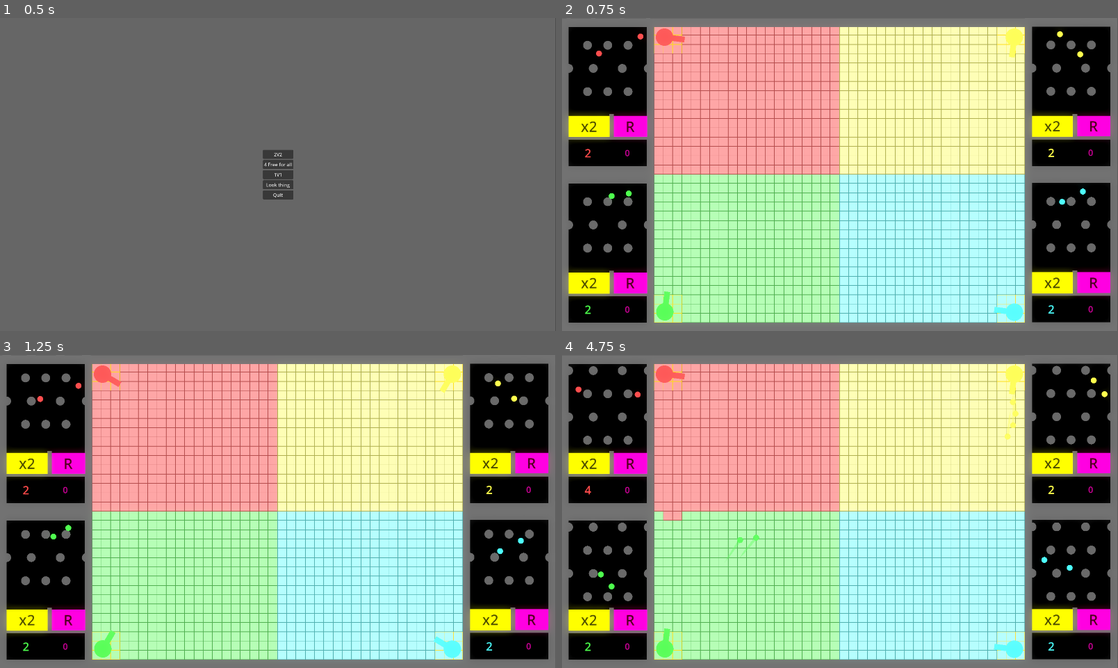
Above: before the commit, frames 1-4 (two rows, left to right).
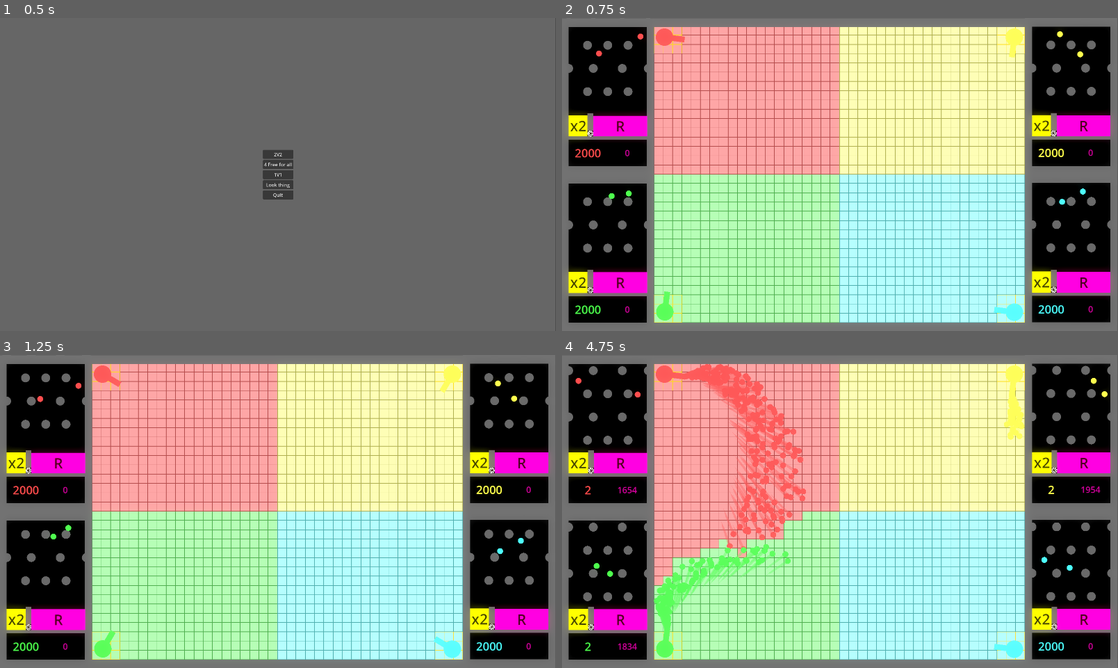
Above: after the commit, the same moments.

Repository: BrianGossett/generator1
Game: Godot game, scene res://Scenes/start_screen.tscn
Two runs of this game, one before a commit and one after it. Both use one fixed random seed, a clock stepped at 60 frames per second and the inputs below.
Inputs:
- Up to frame 1 (0.5 s): no input
- Up to frame 2 (0.75 s): click "4 Free for all" at 0.5 s
- Up to frame 3 (1.25 s): no input
- Up to frame 4 (4.75 s): no input

Frame 1 is identical in both runs. In frame 2, 2.4% of the frame differs, in the area x 1-99%, y 30-95%; in frame 3, 2.4%; in frame 4, 11%, in the area x 1-99%, y 2-95%.

Commit message:
finished a lot of the things

Diff:
--- /dev/null
+++ b/Objects/ball_catcher.gd
@@ -0,0 +1,74 @@
+extends Node2D
+
+@export var max_x2_height := 200
+@export var max_release_height := 200
+
+@export var min_x: float = 90
+@export var max_x: float = 180.0
+@export var transition_speed := .5  # Units per second
+
+@onready var zone_x2 := $ZoneX2
+@onready var zone_release := $ZoneRelease
+@onready var chaos_circle := $WallBody/ChaosCircle
+@onready var wall_body := $WallBody
+
+signal score_zone_triggered(zone_name: String, body: Node)
+
+
+var zone_x2_start_x: float
+var zone_release_end_x: float
+
+func _ready() -> void:
+	zone_x2_start_x = zone_x2.position.x
+	zone_release_end_x = zone_release.position.x + zone_release.get_child(1).size.x
+	wall_body.position.x = min_x
+	zone_x2.connect("body_entered", _on_body_entered.bind("ZoneX2"))
+	zone_release.connect("body_entered", _on_body_entered.bind("ZoneRelease"))
+
+
+
+func _on_body_entered(body: Node, zone_name: String):
+	emit_signal("score_zone_triggered", zone_name, body)
+
+
+func _process(delta: float) -> void:
+	# Move wall body
+	wall_body.position.x = clamp(wall_body.position.x + transition_speed * delta, min_x, max_x)
+
+	# Attach chaos circle to wall (with offset if needed)
+	chaos_circle.position = Vector2(10, -10)
+
+	# Calculate distances
+	var wall_offset = wall_body.position.x
+	zone_x2.position.x = zone_x2_start_x
+	var x2_width = wall_body.position.x - zone_x2.position.x
+
+	var release_width = zone_release_end_x - wall_body.position.x - wall_body.get_child(1).size.x
+	zone_release.position.x = wall_body.position.x + wall_body.get_child(1).size.x
+
+	# --- Resize ZoneX2 ---
+	var x2_collision = zone_x2.get_node("Score1Collision")
+	var x2_shape = x2_collision.shape
+	x2_collision.position.x = x2_width / 2
+	x2_shape.size.x = x2_width
+
+	var x2_visual = zone_x2.get_node("ColorRect")
+	x2_visual.size.x = x2_shape.size.x
+
+	var x2_label = zone_x2.get_node("Label")
+	x2_label.position.x = x2_shape.size.x / 2.0 - x2_label.size.x / 2.0
+
+	# --- Resize ZoneRelease ---
+	var release_collision = zone_release.get_node("Score1Collision")
+	var release_shape = release_collision.shape
+	release_collision.position.x = release_width/2
+	release_shape.size.x = release_width
+
+	var release_visual = zone_release.get_node("ColorRect")
+	release_visual.size.x = release_shape.size.x
+
+	var release_label = zone_release.get_node("Label")
+	release_label.position.x = release_shape.size.x / 2.0 - release_label.size.x / 2.0
+
+	# Rotate chaos logo
+	chaos_circle.rotation += delta * PI * .25
--- /dev/null
+++ b/Objects/ball_catcher.tscn
@@ -0,0 +1,109 @@
+[gd_scene load_steps=8 format=3 uid="uid://oe5dw70wjfkw"]
+
+[ext_resource type="Script" uid="uid://csxpk57ucv32m" path="res://Objects/ball_catcher.gd" id="1_mr0if"]
+[ext_resource type="Texture2D" uid="uid://cc81xtk5amyp5" path="res://Resorces/circle.png" id="2_br1td"]
+[ext_resource type="Texture2D" uid="uid://ebfje4o4cqoh" path="res://Resorces/500px-chaos_star-svg_.webp" id="3_0nu7a"]
+
+[sub_resource type="RectangleShape2D" id="RectangleShape2D_741g3"]
+size = Vector2(319.5, 12)
+
+[sub_resource type="RectangleShape2D" id="RectangleShape2D_mr0if"]
+size = Vector2(20, 60)
+
+[sub_resource type="RectangleShape2D" id="RectangleShape2D_2hv6u"]
+size = Vector2(141, 72)
+
+[sub_resource type="RectangleShape2D" id="RectangleShape2D_br1td"]
+size = Vector2(110, 71)
+
+[node name="BallCatcher" type="Node2D"]
+script = ExtResource("1_mr0if")
+
+[node name="MidDivider" type="StaticBody2D" parent="."]
+position = Vector2(0, 407)
+
+[node name="CollisionShape2D" type="CollisionShape2D" parent="MidDivider"]
+position = Vector2(160.25, 6)
+shape = SubResource("RectangleShape2D_741g3")
+
+[node name="ColorRect" type="ColorRect" parent="MidDivider"]
+offset_left = 1.0
+offset_top = 1.0
+offset_right = 320.0
+offset_bottom = 12.0
+color = Color(0.393086, 0.393086, 0.393085, 1)
+metadata/_edit_use_anchors_ = true
+
+[node name="WallBody" type="StaticBody2D" parent="."]
+position = Vector2(166, 408)
+
+[node name="CollisionShape2D" type="CollisionShape2D" parent="WallBody"]
+position = Vector2(10, -50)
+shape = SubResource("RectangleShape2D_mr0if")
+
+[node name="ColorRect" type="ColorRect" parent="WallBody"]
+offset_top = -80.0
+offset_right = 20.0
+offset_bottom = -20.0
+color = Color(0.393086, 0.393086, 0.393085, 1)
+metadata/_edit_use_anchors_ = true
+
+[node name="ChaosCircle" type="Sprite2D" parent="WallBody"]
+position = Vector2(10, -10)
+scale = Vector2(0.08, 0.08)
+texture = ExtResource("2_br1td")
+
+[node name="Sprite2D" type="Sprite2D" parent="WallBody/ChaosCircle"]
+scale = Vector2(0.625, 0.625)
+texture = ExtResource("3_0nu7a")
+
+[node name="ZoneX2" type="Area2D" parent="."]
+position = Vector2(25, 335)
+
+[node name="Score1Collision" type="CollisionShape2D" parent="ZoneX2"]
+position = Vector2(70.5, 36)
+shape = SubResource("RectangleShape2D_2hv6u")
+
+[node name="ColorRect" type="ColorRect" parent="ZoneX2"]
+modulate = Color(2, 2, 1, 1)
+offset_right = 141.0
+offset_bottom = 73.0
+color = Color(1, 1, 0, 0.862745)
+metadata/_edit_use_anchors_ = true
+
+[node name="Label" type="Label" parent="ZoneX2"]
+offset_right = 140.0
+offset_bottom = 71.0
+theme_override_colors/font_color = Color(0, 0, 0, 1)
+theme_override_font_sizes/font_size = 50
+text = "x2"
+horizontal_alignment = 1
+vertical_alignment = 1
+metadata/_edit_use_anchors_ = true
+
+[node name="ZoneRelease" type="Area2D" parent="."]
+position = Vector2(186, 336)
+
+[node name="Score1Collision" type="CollisionShape2D" parent="ZoneRelease"]
+position = Vector2(54.5, 35.5)
+shape = SubResource("RectangleShape2D_br1td")
+
+[node name="ColorRect" type="ColorRect" parent="ZoneRelease"]
+modulate = Color(2, 0, 1.4, 1)
+offset_right = 110.0
+offset_bottom = 72.0
+color = Color(1, 0, 0.737255, 0.835294)
+metadata/_edit_use_anchors_ = true
+
+[node name="Label" type="Label" parent="ZoneRelease"]
+offset_right = 110.0
+offset_bottom = 71.0
+theme_override_colors/font_color = Color(0, 0, 0, 1)
+theme_override_font_sizes/font_size = 50
+text = "R"
+horizontal_alignment = 1
+vertical_alignment = 1
+metadata/_edit_use_anchors_ = true
+
+[connection signal="body_entered" from="ZoneX2" to="." method="_on_zone_x_2_body_entered"]
+[connection signal="body_entered" from="ZoneRelease" to="." method="_on_zone_release_body_entered"]
--- a/Objects/generator.gd
+++ b/Objects/generator.gd
@@ -26,15 +26,22 @@
 	updateLables()
 
 
+#func _on_zone_x2_triggered(body: Node) -> void:
 func _on_score_1_body_entered(body: Node2D) -> void:
+	zone_x2(body)
+
+func zone_x2(body: Node2D):
 	if(body.get_groups().has("Ball")):
 		GameInfo.bank_value[team] *= 2
 		updateLables()
 		body.queue_free()
 		call_deferred("BallSpawn", 1)
 
+#func _on_zone_release_triggered(body: Node) -> void:
+func _on_score_2_body_entered(body: Node2D) -> void:
+	zone_release(body)
 
-func _on_score_2_body_entered(body: Node2D) -> void:
+func zone_release(body: Node2D):
 	if(body.get_groups().has("Ball")):
 		GameInfo.fire_value[team] += GameInfo.bank_value[team]
 		GameInfo.bank_value[team] = 2
@@ -57,3 +64,10 @@
 func updateLables():
 	bank.text = str(GameInfo.bank_value[team])
 	fireValue.text = str(GameInfo.fire_value[team])
+
+
+func _on_ball_catcher_score_zone_triggered(zone_name: String, body: Node) -> void:
+	if zone_name == 'ZoneRelease':
+		zone_release(body)
+	if zone_name == 'ZoneX2':
+		zone_x2(body)
--- a/Objects/generator4.tscn
+++ b/Objects/generator4.tscn
@@ -1,7 +1,8 @@
-[gd_scene load_steps=11 format=3 uid="uid://dgea1jbl8u36"]
+[gd_scene load_steps=9 format=3 uid="uid://dgea1jbl8u36"]
 
 [ext_resource type="Script" uid="uid://dkiylqtfy1cqh" path="res://Objects/generator.gd" id="1_2u7no"]
 [ext_resource type="PackedScene" uid="uid://ct6ix4mjvgp8a" path="res://Objects/peg_area.tscn" id="2_2u7no"]
+[ext_resource type="PackedScene" uid="uid://oe5dw70wjfkw" path="res://Objects/ball_catcher.tscn" id="3_8ud67"]
 
 [sub_resource type="RectangleShape2D" id="RectangleShape2D_0q5sr"]
 size = Vector2(318, 29)
@@ -15,22 +16,13 @@
 [sub_resource type="RectangleShape2D" id="RectangleShape2D_vwlxq"]
 size = Vector2(24, 536)
 
-[sub_resource type="RectangleShape2D" id="RectangleShape2D_8n24x"]
-size = Vector2(16, 76)
-
-[sub_resource type="RectangleShape2D" id="RectangleShape2D_h7lws"]
-size = Vector2(140, 72)
-
-[sub_resource type="RectangleShape2D" id="RectangleShape2D_njrjh"]
-size = Vector2(118, 71)
-
 [sub_resource type="Environment" id="Environment_j3qtk"]
 background_mode = 3
 glow_enabled = true
 glow_bloom = 0.3
 glow_hdr_luminance_cap = 78.5
 
-[node name="Generator" type="Node2D"]
+[node name="Generator4" type="Node2D"]
 script = ExtResource("1_2u7no")
 
 [node name="Background" type="ColorRect" parent="."]
@@ -82,21 +74,6 @@
 offset_bottom = 535.0
 color = Color(0.393086, 0.393086, 0.393085, 1)
 
-[node name="MidDivider" type="StaticBody2D" parent="Wall"]
-position = Vector2(0, 407)
-
-[node name="CollisionShape2D" type="CollisionShape2D" parent="Wall/MidDivider"]
-position = Vector2(160.25, 6)
-shape = SubResource("RectangleShape2D_uuc11")
-
-[node name="ColorRect" type="ColorRect" parent="Wall/MidDivider"]
-offset_left = 1.0
-offset_top = 1.0
-offset_right = 320.0
-offset_bottom = 12.0
-color = Color(0.393086, 0.393086, 0.393085, 1)
-metadata/_edit_use_anchors_ = true
-
 [node name="RightWall" type="StaticBody2D" parent="Wall"]
 position = Vector2(294, 0)
 
@@ -111,80 +88,9 @@
 offset_bottom = 540.0
 color = Color(0.393086, 0.393086, 0.393085, 1)
 
-[node name="ScoreDivider" type="StaticBody2D" parent="Wall"]
-position = Vector2(75, 372)
-
-[node name="CollisionShape2D" type="CollisionShape2D" parent="Wall/ScoreDivider"]
-position = Vector2(98, -3)
-shape = SubResource("RectangleShape2D_8n24x")
-
-[node name="ColorRect" type="ColorRect" parent="Wall/ScoreDivider"]
-offset_left = 90.0
-offset_top = -41.0
-offset_right = 106.0
-offset_bottom = 39.0
-color = Color(0.393086, 0.393086, 0.393085, 1)
-metadata/_edit_use_anchors_ = true
-
 [node name="PegArea" parent="." instance=ExtResource("2_2u7no")]
 position = Vector2(0, -1)
 scroll_height = 180.0
-
-[node name="Score1" type="Area2D" parent="."]
-position = Vector2(78, 370)
-
-[node name="Score1Collision" type="CollisionShape2D" parent="Score1"]
-position = Vector2(17, 3)
-shape = SubResource("RectangleShape2D_h7lws")
-
-[node name="ColorRect" type="ColorRect" parent="Score1"]
-modulate = Color(2, 2, 1, 1)
-offset_left = -53.0
-offset_top = -33.0
-offset_right = 88.0
-offset_bottom = 40.0
-color = Color(1, 1, 0, 0.862745)
-metadata/_edit_use_anchors_ = true
-
-[node name="Label" type="Label" parent="Score1"]
-offset_left = -53.0
-offset_top = -33.0
-offset_right = 87.0
-offset_bottom = 38.0
-theme_override_colors/font_color = Color(0, 0, 0, 1)
-theme_override_font_sizes/font_size = 50
-text = "x2"
-horizontal_alignment = 1
-vertical_alignment = 1
-metadata/_edit_use_anchors_ = true
-
-[node name="Score2" type="Area2D" parent="."]
-position = Vector2(228, 370)
-
-[node name="Score1Collision" type="CollisionShape2D" parent="Score2"]
-position = Vector2(8, 2.5)
-shape = SubResource("RectangleShape2D_njrjh")
-
-[node name="ColorRect" type="ColorRect" parent="Score2"]
-modulate = Color(2, 0, 1.4, 1)
-offset_left = -47.0
-offset_top = -33.0
-offset_right = 68.0
-offset_bottom = 39.0
-color = Color(1, 0, 0.737255, 0.835294)
-metadata/_edit_use_anchors_ = true
-
-[node name="Label" type="Label" parent="Score2"]
-offset_left = -48.0
-offset_top = -33.0
-offset_right = 67.0
-offset_bottom = 38.0
-theme_override_colors/font_color = Color(0, 0, 0, 1)
-theme_override_font_sizes/font_size = 50
-text = "R"
-horizontal_alignment = 1
-vertical_alignment = 1
-metadata/_edit_use_anchors_ = true
 
 [node name="WorldEnvironment" type="WorldEnvironment" parent="."]
 environment = SubResource("Environment_j3qtk")
@@ -216,5 +122,6 @@
 [node name="BallSpawnerBottomRight" type="Marker2D" parent="."]
 position = Vector2(277, 128)
 
-[connection signal="body_entered" from="Score1" to="." method="_on_score_1_body_entered"]
-[connection signal="body_entered" from="Score2" to="." method="_on_score_2_body_entered"]
+[node name="BallCatcher" parent="." instance=ExtResource("3_8ud67")]
+
+[connection signal="score_zone_triggered" from="BallCatcher" to="." method="_on_ball_catcher_score_zone_triggered"]
--- a/Scenes/play_area.gd
+++ b/Scenes/play_area.gd
@@ -6,6 +6,10 @@
 @onready var screen_fade = $ScreenFade
 @onready var vicotry_label = $Label
 
+func _input(event):
+	if event.is_action_pressed("ui_cancel"):
+		GameInfo.set_defult()
+		get_tree().change_scene_to_file("res://Scenes/start_screen.tscn")
 
 var has_winner := false
 
@@ -38,11 +42,17 @@
 
 
 func checkWin():
-	if has_winner:
+	if GameInfo.has_winner:
 		return
-	if !GameInfo.victory_value[0]:
-		has_winner = true
-		fade_to_color(GameInfo.team_color(0), 3)
-	elif !GameInfo.victory_value[1]:
-		has_winner = true
-		fade_to_color(GameInfo.team_color(1), 3)
+
+	var valid_teams = [0, 1]
+	var remaining_teams = []
+
+	for team in valid_teams:
+		if GameInfo.victory_value[team]:
+			remaining_teams.append(team)
+
+	if remaining_teams.size() == 1:
+		GameInfo.has_winner = true
+		var winning_team = remaining_teams[0]
+		fade_to_color(GameInfo.team_color(winning_team), 3)
--- a/Scenes/play_area_free_four.gd
+++ b/Scenes/play_area_free_four.gd
@@ -9,6 +9,10 @@
 @onready var vicotry_label = $Label
 
 
+func _input(event):
+	if event.is_action_pressed("ui_cancel"):
+		GameInfo.set_defult()
+		get_tree().change_scene_to_file("res://Scenes/start_screen.tscn")
 
 func _ready() -> void:
 	$Field.apply_box_grid($Field.generate_grid_from_corners({
--- a/Scenes/play_area_free_four.tscn
+++ b/Scenes/play_area_free_four.tscn
@@ -8,7 +8,7 @@
 [sub_resource type="RectangleShape2D" id="RectangleShape2D_ybnwo"]
 size = Vector2(1283, 30)
 
-[node name="PlayArea" type="Node2D"]
+[node name="PlayAreaFreeFour" type="Node2D"]
 script = ExtResource("1_88uj3")
 
 [node name="Field" parent="." instance=ExtResource("2_ny7wt")]
@@ -27,7 +27,6 @@
 [node name="CannonTopLeft" parent="." instance=ExtResource("3_8uopx")]
 position = Vector2(356, 65)
 rotation = 0.785398
-scale = Vector2(1, 1)
 
 [node name="CannonBottomRight" parent="." instance=ExtResource("3_8uopx")]
 position = Vector2(1564, 1014)
--- a/Scenes/start_screen.gd
+++ b/Scenes/start_screen.gd
@@ -5,14 +5,11 @@
 func _on_start_button_button_down() -> void:
 	get_tree().change_scene_to_file("res://Scenes/play_area.tscn")  # replace with your game scene path
 
+func _on_look_thing_button_down() -> void:
+	get_tree().change_scene_to_file("res://Scenes/test_bed.tscn")
+
+func _on_free_for_all_button_down() -> void:
+	get_tree().change_scene_to_file("res://Scenes/play_area_free_four.tscn")
 
 func _on_quit_button_down() -> void:
 	get_tree().quit()
-
-
-func _on_look_thing_button_down() -> void:
-	get_tree().change_scene_to_file("res://Scenes/test_bed.tscn")
-
-
-func _on_free_for_all_button_down() -> void:
-	get_tree().change_scene_to_file("res://Scenes/play_area_free_four.tscn")
--- a/Scenes/test_bed.gd
+++ b/Scenes/test_bed.gd
@@ -1,5 +1,9 @@
 extends Node2D
 
+func _input(event):
+	if event.is_action_pressed("ui_cancel"):
+		GameInfo.set_defult()
+		get_tree().change_scene_to_file("res://Scenes/start_screen.tscn")
 
 func _ready() -> void:
 	$Orb.launch_random(0)
--- a/Scripts/GameInfo.gd
+++ b/Scripts/GameInfo.gd
@@ -97,6 +97,6 @@
 
 func set_defult():
 	for team in TEAMS:
-		bank_value[team] = 2
+		bank_value[team] = 2000
 		fire_value[team] = 0
 		victory_value[team] = true
--- a/project.godot
+++ b/project.godot
@@ -31,6 +31,14 @@
 Box=""
 Orb=""
 
+[input]
+
+ui_cancel={
+"deadzone": 0.5,
+"events": [Object(InputEventKey,"resource_local_to_scene":false,"resource_name":"","device":-1,"window_id":0,"alt_pressed":false,"shift_pressed":false,"ctrl_pressed":false,"meta_pressed":false,"pressed":false,"keycode":4194305,"physical_keycode":0,"key_label":0,"unicode":0,"location":0,"echo":false,"script":null)
+]
+}
+
 [rendering]
 
 renderer/rendering_method="gl_compatibility"
Not shown, added: Objects/ball_catcher.gd.uid
Not shown, changed: generator1.exe
